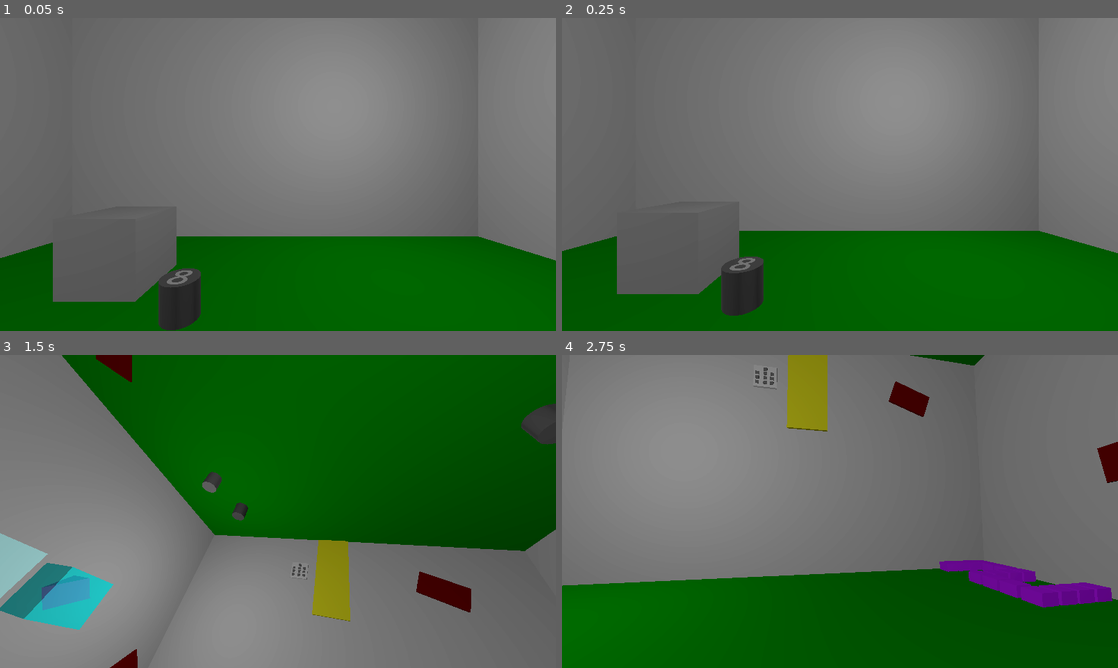
Above: before the commit, frames 1-4 (two rows, left to right).
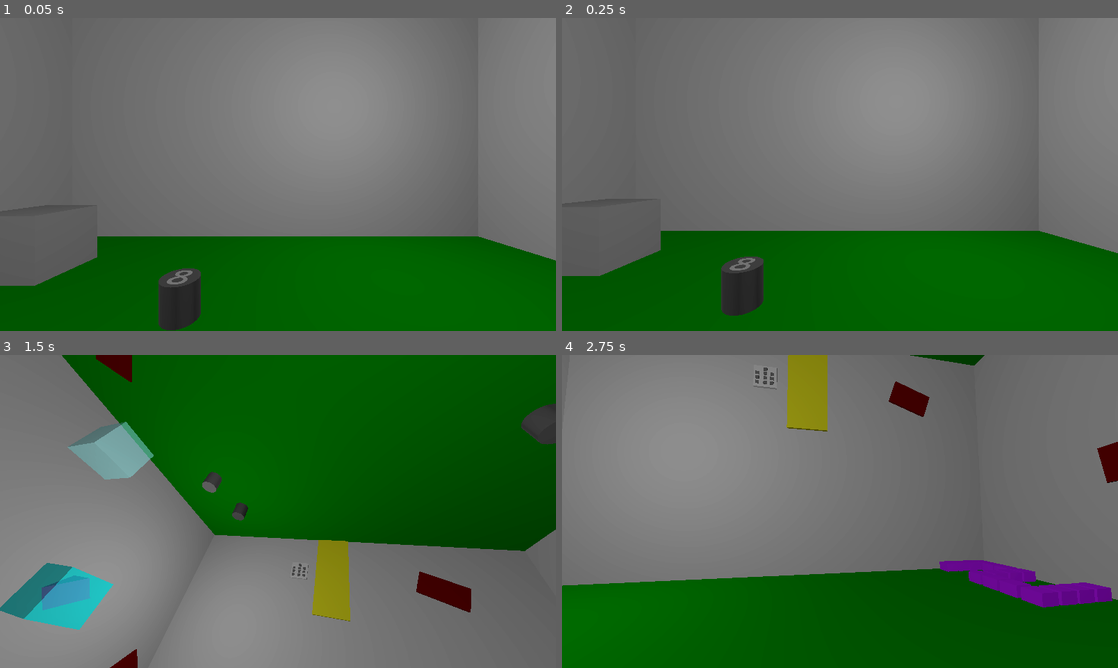
Above: after the commit, the same moments.

Repository: TheObtey/overhead-prototype
Game: Godot game, scene res://scenes/elouan_level.tscn
Same seed, same stepped clock (60 frames per second), same inputs: the game is played once before the commit and once after it.
Inputs (mouse positions are in pixels of both pictures, inside the frame that each line leads up to):
- Up to frame 1 (0.05 s): no input
- Up to frame 2 (0.25 s): no input
- Up to frame 3 (1.5 s): tap Enter (ui_accept) at 0.5, 0.77 s; move the mouse to (305, 511) at 0.52 s; hold E (interact) 0.53-1.28 s; hold W (move_forward) from 0.53 s (still down); click (305, 511) at 0.67 s; move the mouse to (250, 511) at 1.27 s; tap Shift (sprint) at 1.35 s
- Up to frame 4 (2.75 s): keep holding W (move_forward); tap Enter (ui_accept) at 1.52 s; move the mouse to (851, 505) at 2.02 s; click (851, 505) at 2.1 s

The runs differ from the first frame. In frame 1, 4.4% of the frame differs, in the area x 0-32%, y 69-91%; in frame 2, 4.2%; in frame 3, 2.6%; in frame 4, nothing differs.

Commit message:
[REFACTOR] Breakable glass box

Diff:
--- a/breakables/breakable_glass_box.tscn
+++ b/breakables/breakable_glass_box.tscn
@@ -11,14 +11,21 @@
 
 [sub_resource type="BoxShape3D" id="BoxShape3D_e4gkc"]
 
-[node name="BreakableGlassBox" type="RigidBody3D" unique_id=1280996782]
-contact_monitor = true
-max_contacts_reported = 10
+[sub_resource type="BoxShape3D" id="BoxShape3D_wu2y6"]
+
+[node name="BreakableGlassBox" type="Node3D" unique_id=212407084]
 script = ExtResource("1_e4gkc")
 
 [node name="MeshInstance3D" type="MeshInstance3D" parent="." unique_id=1381273331]
 mesh = SubResource("BoxMesh_wu2y6")
 surface_material_override/0 = SubResource("StandardMaterial3D_7dt4p")
 
-[node name="CollisionShape3D" type="CollisionShape3D" parent="." unique_id=32459983]
+[node name="StaticBody3D" type="StaticBody3D" parent="." unique_id=2069104888]
+
+[node name="CollisionShape3D" type="CollisionShape3D" parent="StaticBody3D" unique_id=32459983]
 shape = SubResource("BoxShape3D_e4gkc")
+
+[node name="HitArea" type="Area3D" parent="." unique_id=1964554228]
+
+[node name="CollisionShape3D" type="CollisionShape3D" parent="HitArea" unique_id=1398599312]
+shape = SubResource("BoxShape3D_wu2y6")
--- a/scenes/elouan_level.tscn
+++ b/scenes/elouan_level.tscn
@@ -345,8 +345,8 @@
 mesh = SubResource("SphereMesh_0p4q2")
 
 [node name="BreakableGlassBox" parent="Level1/Props" unique_id=1280996782 instance=ExtResource("2_a5y23")]
-transform = Transform3D(4.10977, 0, 0, 0, 4.10977, 0, 0, 0, 4.10977, 22.291348, 17.566164, -1.6999898)
-freeze = true
+transform = Transform3D(4.10977, 0, 0, 0, 4.10977, 0, 0, 0, 4.10977, 22.291348, 4.3547096, -1.6999898)
+break_impact_threshold = 0.005
 
 [node name="GravityField" parent="Level1" unique_id=481600865 instance=ExtResource("2_tvkhb")]
 transform = Transform3D(9.812913, 0, 0, 0, 32.437134, 0, 0, 0, 11.228619, 20.72794, 14.79611, -19.939442)
@@ -355,7 +355,7 @@
 transform = Transform3D(53.838356, 0, 0, 0, 15.201067, 0, 0, 0, 53.533875, 0.38383007, 22.773794, -0.38570023)
 
 [node name="cube" parent="Level1" unique_id=1055829007 instance=ExtResource("4_3cj86")]
-transform = Transform3D(4.653645, 0, 0, 0, 4.653645, 0, 0, 0, 4.653645, 10.087666, 2.6250548, 13.805792)
+transform = Transform3D(4.653645, 0, 0, 0, 4.653645, 0, 0, 0, 4.653645, 18.230694, 2.3915558, 15.870922)
 
 [node name="CharacterBody3D2" parent="." unique_id=343458654 instance=ExtResource("1_0p4q2")]
 transform = Transform3D(4, 0, 0, 0, 4, 0, 0, 0, 4, 0, 5.105285, 0)
--- a/scripts/Breakables/breakable_glass.gd
+++ b/scripts/Breakables/breakable_glass.gd
@@ -1,31 +1,27 @@
-extends RigidBody3D
+extends Node3D
 
-@export var break_impact_threshold: float = 3.0
+@export var break_impact_threshold: float = 1.0
 @export var destroy_on_break: bool = true
 
+@onready var hit_area: Area3D = $HitArea
+
 var is_broken: bool = false
-var previous_speed: float = 0.0
 
-# Called when the node enters the scene tree for the first time.
 func _ready() -> void:
-	contact_monitor = true
-	max_contacts_reported = 10
-	body_entered.connect(_on_body_entered)
+	hit_area.body_entered.connect(_on_hit_area_body_entered)
 
-func _physics_process(_delta: float) -> void:
-	previous_speed = linear_velocity.length()
-
-func _on_body_entered(body: Node) -> void:
+func _on_hit_area_body_entered(body: Node3D) -> void:
 	if is_broken:
 		return
 
-	var self_impact_speed: float = previous_speed
-	var body_impact_speed: float = 0.0
+	var impact_speed: float = 0.0
 
 	if body is RigidBody3D:
-		body_impact_speed = body.linear_velocity.length()
+		impact_speed = body.linear_velocity.length()
+	else:
+		return
 
-	var impact_speed: float = max(self_impact_speed, body_impact_speed)
+	print("Glass impact speed: ", impact_speed)
 
 	if impact_speed >= break_impact_threshold:
 		break_glass()
